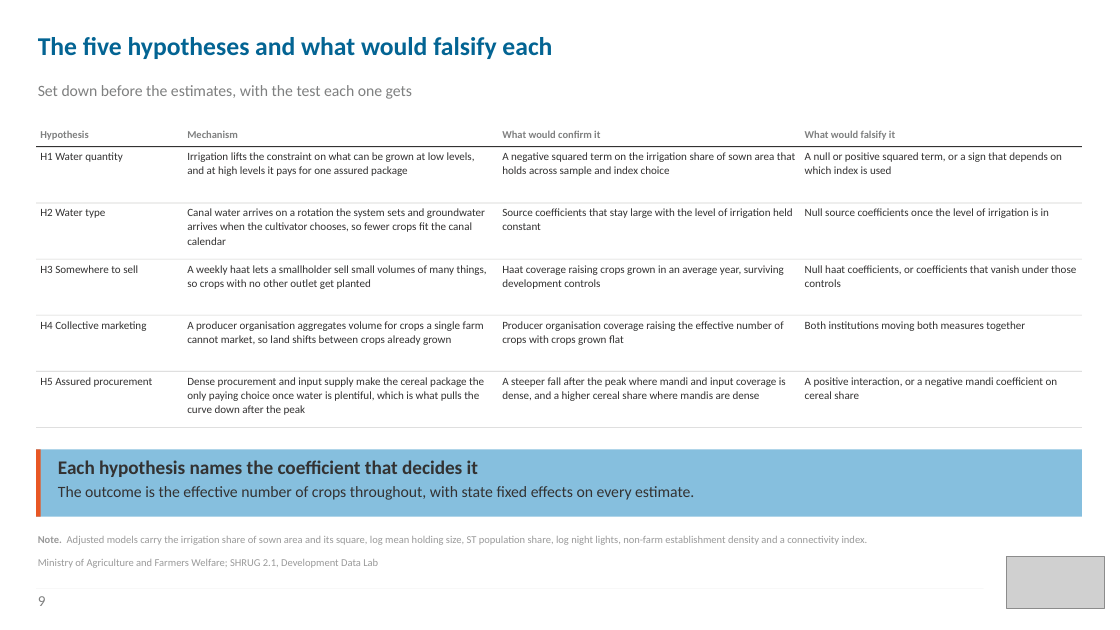
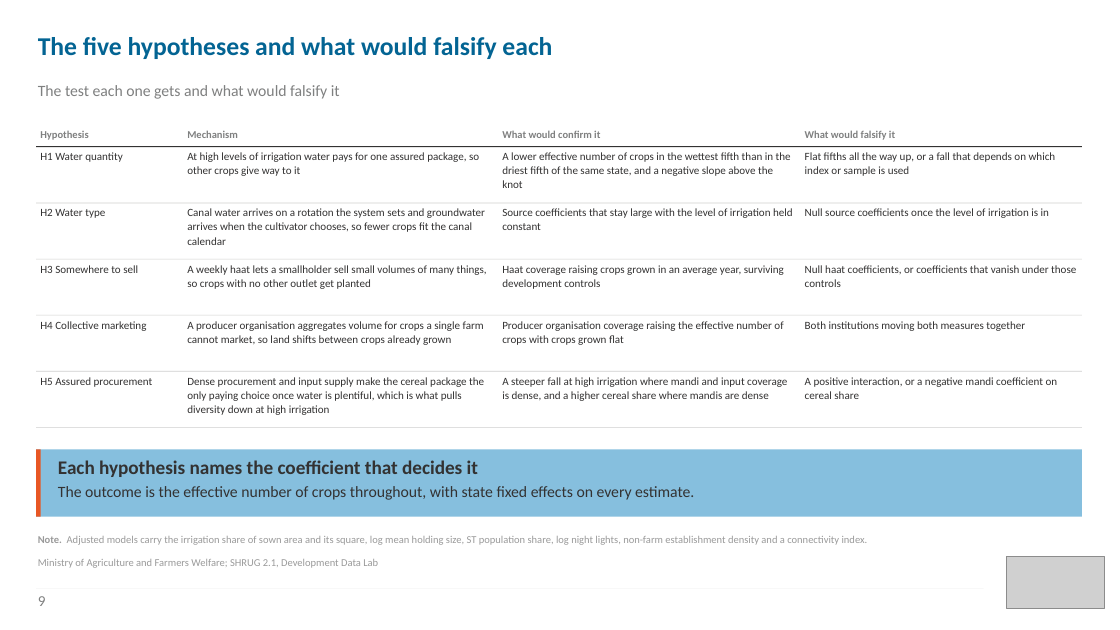
Before and after one commit to Mridlll/crop-diversity, a slide deck: slide 9 of deck/crop_diversity.pptx. Drawn at 1120x630 pixels with LibreOffice and Linux fonts; fonts in the diff are those of the drawing; grey boxes stand for pictures. Boxes give left, top, right and bottom in pixels: in the first picture for what was removed or moved away, otherwise in the second. Text is boxed around its words. In the diff, an @@ line names an element or a change of style, - is before the commit and + after.

```diff
--- a/deck/crop_diversity.pptx
+++ b/deck/crop_diversity.pptx
@@ text at (38,85,340,99): text changed @@
-Set down before the estimates, with the test each one gets
+The test each one gets and what would falsify it
@@ text at (187,152,479,176): text changed @@
-Irrigation lifts the constraint on what can be grown at low levels, and at high levels it pays for one assured package
+At high levels of irrigation water pays for one assured package, so other crops give way to it
@@ text at (502,152,791,188): text changed @@
-A negative squared term on the irrigation share of sown area that holds across sample and index choice
+A lower effective number of crops in the wettest fifth than in the driest fifth of the same state, and a negative slope above the knot
@@ text at (805,152,1056,176): text changed @@
-A null or positive squared term, or a sign that depends on which index is used
+Flat fifths all the way up, or a fall that depends on which index or sample is used
@@ text at (187,377,484,415): text changed @@
-Dense procurement and input supply make the cereal package the only paying choice once water is plentiful, which is what pulls the curve down after the peak
+Dense procurement and input supply make the cereal package the only paying choice once water is plentiful, which is what pulls diversity down at high irrigation
@@ text at (502,377,787,401): text changed @@
-A steeper fall after the peak where mandi and input coverage is dense, and a higher cereal share where mandis are dense
+A steeper fall at high irrigation where mandi and input coverage is dense, and a higher cereal share where mandis are dense
```
Also in this commit, not shown: 11 other slides changed, 2 slides added, 2 slides removed, 53 other files.
